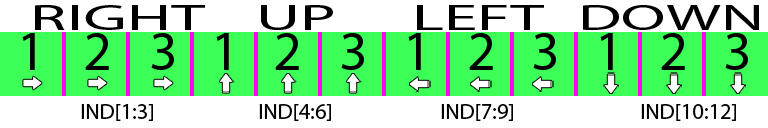
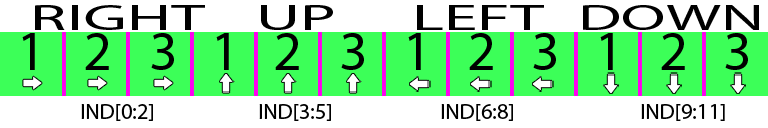
Two versions of the same layered image (768px x 128px). Layer-by-layer changes:
renamed "IND[10:12]" to "IND[9:11]", painted on it over <box>681,104,736,121</box>
renamed "IND[7:9]" to "IND[6:8]", painted on it over <box>481,104,508,119</box>
renamed "IND[4:6]" to "IND[3:5]", painted on it over <box>299,104,326,119</box>
renamed "IND[1:3]" to "IND[0:2]", painted on it over <box>121,104,148,119</box>
